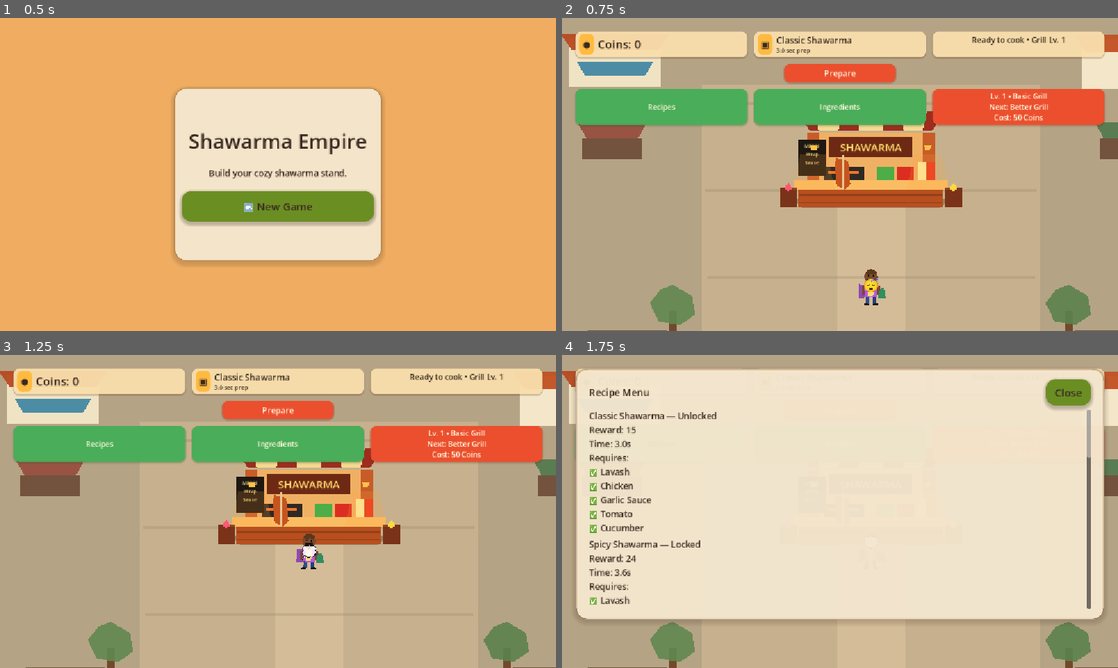
Above: before the commit, frames 1-4 (two rows, left to right).
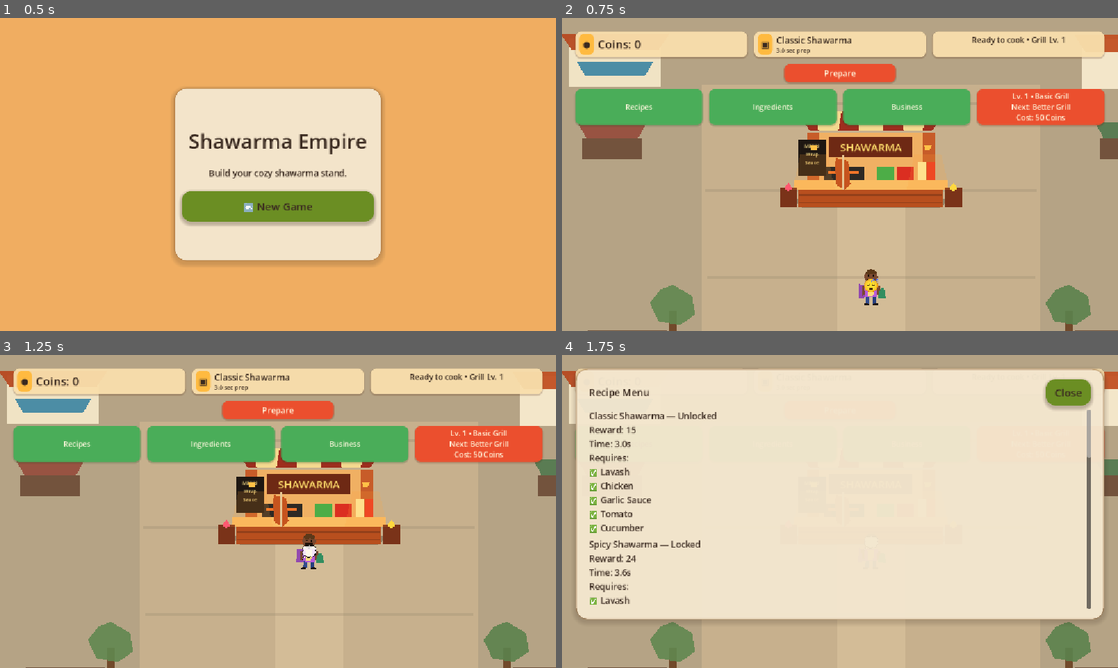
Above: after the commit, the same moments.

Repository: pyto159/ShawarmaEmpire
Game: Godot game, scene res://Scenes/MainMenu.tscn
The game is run twice, just before and just after one commit, with the same random seed, the same clock (stepped at 60 frames per second) and the same inputs.
Inputs:
- Up to frame 1 (0.5 s): no input
- Up to frame 2 (0.75 s): click "🆕 New Game" at 0.5 s
- Up to frame 3 (1.25 s): no input
- Up to frame 4 (1.75 s): click "Recipes" at 1.25 s

Frame 1 is identical in both runs. In frame 2, 2.4% of the frame differs, in the area x 11-92%, y 22-35%; in frame 3, 2.4%; in frame 4, less than 0.1%.

Commit message:
Add kiosk upgrade progression

Diff:
--- a/shawarma-empire/Managers/GameManager.gd
+++ b/shawarma-empire/Managers/GameManager.gd
@@ -14,6 +14,7 @@
 const SAVE_KEY_PURCHASED_UPGRADES: String = "purchased_upgrades"
 const SAVE_KEY_UNLOCKED_RECIPES: String = "unlocked_recipes"
 const SAVE_KEY_UNLOCKED_INGREDIENTS: String = "unlocked_ingredients"
+const SAVE_KEY_PURCHASED_KIOSK_UPGRADES: String = "purchased_kiosk_upgrades"
 const SAVE_KEY_GAME_VERSION: String = "game_version"
 const GAME_VERSION: String = "0.8.0"
 const FAVORITE_RECIPE_REWARD_MULTIPLIER: float = 1.25
@@ -29,6 +30,7 @@
 	set_currency(STARTING_COINS, STARTING_GEMS)
 	purchased_upgrade_ids.clear()
 	IngredientManager.reset_to_defaults()
+	KioskUpgradeManager.reset_to_defaults()
 	set_grill_level(DEFAULT_GRILL_LEVEL)
 	recipes_changed.emit()
 
@@ -40,6 +42,8 @@
 	var final_reward: float = float(max(order.total_price, 0)) * max(order.reward_multiplier, Order.DEFAULT_REWARD_MULTIPLIER)
 	if customer != null and customer.is_favorite_order(order):
 		final_reward *= FAVORITE_RECIPE_REWARD_MULTIPLIER
+	if randf() < KioskUpgradeManager.get_tip_chance_bonus():
+		final_reward *= 1.0 + KioskUpgradeManager.get_tip_reward_multiplier()
 
 	return roundi(final_reward)
 
@@ -145,6 +149,7 @@
 		SAVE_KEY_PURCHASED_UPGRADES: _get_purchased_upgrade_save_ids(),
 		SAVE_KEY_UNLOCKED_RECIPES: _get_available_recipe_save_paths(),
 		SAVE_KEY_UNLOCKED_INGREDIENTS: IngredientManager.get_unlocked_ingredient_ids(),
+		SAVE_KEY_PURCHASED_KIOSK_UPGRADES: KioskUpgradeManager.get_save_data(),
 		SAVE_KEY_GAME_VERSION: GAME_VERSION,
 	}
 
@@ -155,6 +160,7 @@
 	set_currency(saved_coins, saved_gems)
 	_apply_purchased_upgrade_save_ids(save_data.get(SAVE_KEY_PURCHASED_UPGRADES, []))
 	IngredientManager.apply_unlocked_ingredient_ids(save_data.get(SAVE_KEY_UNLOCKED_INGREDIENTS, []))
+	KioskUpgradeManager.apply_save_data(save_data.get(SAVE_KEY_PURCHASED_KIOSK_UPGRADES, []))
 	_apply_grill_level_save_data(save_data)
 
 
--- /dev/null
+++ b/shawarma-empire/Managers/KioskUpgradeManager.gd
@@ -0,0 +1,135 @@
+extends Node
+
+signal kiosk_upgrades_changed
+signal kiosk_upgrade_purchased(upgrade_id: StringName)
+
+const BETTER_COUNTER_ID: StringName = &"better_counter"
+const NEW_SIGN_ID: StringName = &"new_sign"
+const BETTER_LIGHTING_ID: StringName = &"better_lighting"
+const DECORATIONS_ID: StringName = &"decorations"
+const SAVE_KEY_PURCHASED_KIOSK_UPGRADES: String = "purchased_kiosk_upgrades"
+const DEFAULT_PATIENCE_MULTIPLIER: float = 1.0
+const DEFAULT_SPAWN_RATE_MULTIPLIER: float = 1.0
+const DEFAULT_RARE_ORDER_CHANCE_BONUS: float = 0.0
+const DEFAULT_TIP_CHANCE_BONUS: float = 0.0
+const DEFAULT_TIP_REWARD_MULTIPLIER: float = 0.20
+
+var purchased_upgrade_ids: Array[StringName] = []
+
+
+func reset_to_defaults() -> void:
+	purchased_upgrade_ids.clear()
+	kiosk_upgrades_changed.emit()
+
+
+func get_available_upgrades() -> Array[Dictionary]:
+	var available_upgrades: Array[Dictionary] = []
+	for upgrade: Dictionary in get_all_upgrades():
+		if not is_purchased(StringName(str(upgrade.get("id", "")))):
+			available_upgrades.append(upgrade)
+
+	return available_upgrades
+
+
+func get_purchased_upgrades() -> Array[Dictionary]:
+	var purchased_upgrades: Array[Dictionary] = []
+	for upgrade: Dictionary in get_all_upgrades():
+		if is_purchased(StringName(str(upgrade.get("id", "")))):
+			purchased_upgrades.append(upgrade)
+
+	return purchased_upgrades
+
+
+func get_all_upgrades() -> Array[Dictionary]:
+	return GameManager.economy_config.get_kiosk_upgrades()
+
+
+func is_purchased(upgrade_id: StringName) -> bool:
+	return purchased_upgrade_ids.has(upgrade_id)
+
+
+func can_purchase(upgrade_id: StringName) -> bool:
+	if is_purchased(upgrade_id):
+		return false
+
+	return GameManager.coins >= get_upgrade_cost(upgrade_id)
+
+
+func purchase(upgrade_id: StringName) -> bool:
+	if String(upgrade_id).is_empty() or is_purchased(upgrade_id):
+		return false
+
+	var cost: int = get_upgrade_cost(upgrade_id)
+	if not GameManager.spend_coins(cost):
+		return false
+
+	purchased_upgrade_ids.append(upgrade_id)
+	kiosk_upgrade_purchased.emit(upgrade_id)
+	kiosk_upgrades_changed.emit()
+	SaveManager.queue_save_game()
+	return true
+
+
+func get_upgrade_cost(upgrade_id: StringName) -> int:
+	return int(_get_upgrade_data(upgrade_id).get("cost", 0))
+
+
+func get_customer_patience_multiplier() -> float:
+	return DEFAULT_PATIENCE_MULTIPLIER + _get_bonus_value(BETTER_COUNTER_ID, "customer_patience_bonus")
+
+
+func get_customer_spawn_rate_multiplier() -> float:
+	return DEFAULT_SPAWN_RATE_MULTIPLIER + _get_bonus_value(NEW_SIGN_ID, "customer_spawn_rate_bonus")
+
+
+func get_rare_order_chance_bonus() -> float:
+	return DEFAULT_RARE_ORDER_CHANCE_BONUS + _get_bonus_value(BETTER_LIGHTING_ID, "rare_order_chance_bonus")
+
+
+func get_tip_chance_bonus() -> float:
+	return DEFAULT_TIP_CHANCE_BONUS + _get_bonus_value(DECORATIONS_ID, "tip_chance_bonus")
+
+
+func get_tip_reward_multiplier() -> float:
+	return DEFAULT_TIP_REWARD_MULTIPLIER
+
+
+func get_save_data() -> Array[String]:
+	var save_ids: Array[String] = []
+	for upgrade_id: StringName in purchased_upgrade_ids:
+		save_ids.append(String(upgrade_id))
+
+	return save_ids
+
+
+func apply_save_data(saved_upgrade_ids: Variant) -> void:
+	purchased_upgrade_ids.clear()
+	if not saved_upgrade_ids is Array:
+		kiosk_upgrades_changed.emit()
+		return
+
+	for saved_upgrade_id: Variant in saved_upgrade_ids:
+		var upgrade_id: StringName = StringName(str(saved_upgrade_id))
+		if String(upgrade_id).is_empty() or purchased_upgrade_ids.has(upgrade_id):
+			continue
+		if _get_upgrade_data(upgrade_id).is_empty():
+			continue
+
+		purchased_upgrade_ids.append(upgrade_id)
+
+	kiosk_upgrades_changed.emit()
+
+
+func _get_upgrade_data(upgrade_id: StringName) -> Dictionary:
+	for upgrade: Dictionary in get_all_upgrades():
+		if StringName(str(upgrade.get("id", ""))) == upgrade_id:
+			return upgrade
+
+	return {}
+
+
+func _get_bonus_value(upgrade_id: StringName, bonus_key: String) -> float:
+	if not is_purchased(upgrade_id):
+		return 0.0
+
+	return float(_get_upgrade_data(upgrade_id).get(bonus_key, 0.0))
--- a/shawarma-empire/Resources/Economy/EconomyConfig.tres
+++ b/shawarma-empire/Resources/Economy/EconomyConfig.tres
@@ -50,5 +50,30 @@
 4: 0.60,
 5: 0.45
 }
+kiosk_upgrades = Array[Dictionary]([{
+"id": &"better_counter",
+"name": "Better Counter",
+"description": "A cleaner counter helps customers wait a little longer. +5% customer patience.",
+"cost": 120,
+"customer_patience_bonus": 0.05
+}, {
+"id": &"new_sign",
+"name": "New Sign",
+"description": "A brighter sign attracts more foot traffic. +10% customer spawn rate.",
+"cost": 180,
+"customer_spawn_rate_bonus": 0.10
+}, {
+"id": &"better_lighting",
+"name": "Better Lighting",
+"description": "Better lighting makes special orders more likely. +5% rare order chance.",
+"cost": 260,
+"rare_order_chance_bonus": 0.05
+}, {
+"id": &"decorations",
+"name": "Decorations",
+"description": "Cozy decorations encourage tips. +10% tip chance.",
+"cost": 340,
+"tip_chance_bonus": 0.10
+}])
 future_employee_costs = {}
 future_reputation_rewards = {}
--- a/shawarma-empire/Scenes/Main.gd
+++ b/shawarma-empire/Scenes/Main.gd
@@ -69,7 +69,7 @@
 		return
 
 	_spawn_timer.one_shot = false
-	_spawn_timer.wait_time = max(spawn_interval, 0.1)
+	_update_spawn_timer_wait_time()
 	_spawn_timer.timeout.connect(_on_spawn_timer_timeout)
 	add_child(_spawn_timer)
 	_spawn_timer.start()
@@ -83,6 +83,8 @@
 func _connect_progression_signals() -> void:
 	if not GameManager.recipes_changed.is_connected(_on_recipes_changed):
 		GameManager.recipes_changed.connect(_on_recipes_changed)
+	if not KioskUpgradeManager.kiosk_upgrades_changed.is_connected(_on_kiosk_upgrades_changed):
+		KioskUpgradeManager.kiosk_upgrades_changed.connect(_on_kiosk_upgrades_changed)
 
 
 func _on_spawn_timer_timeout() -> void:
@@ -109,6 +111,7 @@
 	var customer: Customer = instance as Customer
 	_assign_customer_order(customer)
 	customer.queue_system_path = CUSTOMER_QUEUE_PATH
+	customer.patience_multiplier = KioskUpgradeManager.get_customer_patience_multiplier()
 	customer.left.connect(_on_customer_left, CONNECT_ONE_SHOT)
 	AudioManager.play_customer_arrive()
 	customer.join_queue(customer_queue)
@@ -155,6 +158,21 @@
 func _on_recipes_changed() -> void:
 	_refresh_customer_recipe_options()
 	_update_active_customer()
+
+
+func _on_kiosk_upgrades_changed() -> void:
+	_update_spawn_timer_wait_time()
+	_apply_customer_patience_bonus()
+
+
+func _update_spawn_timer_wait_time() -> void:
+	_spawn_timer.wait_time = max(spawn_interval / KioskUpgradeManager.get_customer_spawn_rate_multiplier(), 0.1)
+
+
+func _apply_customer_patience_bonus() -> void:
+	for child: Node in spawned_customers.get_children():
+		if child is Customer:
+			(child as Customer).patience_multiplier = KioskUpgradeManager.get_customer_patience_multiplier()
 
 
 func _update_active_customer() -> void:
--- a/shawarma-empire/Scenes/UI/GameHUD.tscn
+++ b/shawarma-empire/Scenes/UI/GameHUD.tscn
@@ -270,6 +270,18 @@
 theme_override_styles/pressed = SubResource("StyleBoxFlat_secondary_button_pressed")
 theme_override_styles/focus = SubResource("StyleBoxFlat_secondary_button_hover")
 
+[node name="BusinessButton" type="Button" parent="Content/BottomButtonRow"]
+unique_name_in_owner = true
+custom_minimum_size = Vector2(0, 38)
+layout_mode = 2
+size_flags_horizontal = 3
+text = "Business"
+theme_override_colors/font_color = Color(1, 0.97, 0.87, 1)
+theme_override_styles/normal = SubResource("StyleBoxFlat_secondary_button")
+theme_override_styles/hover = SubResource("StyleBoxFlat_secondary_button_hover")
+theme_override_styles/pressed = SubResource("StyleBoxFlat_secondary_button_pressed")
+theme_override_styles/focus = SubResource("StyleBoxFlat_secondary_button_hover")
+
 [node name="UpgradeButton" type="Button" parent="Content/BottomButtonRow"]
 unique_name_in_owner = true
 custom_minimum_size = Vector2(0, 74)
--- a/shawarma-empire/Scripts/Customer/Customer.gd
+++ b/shawarma-empire/Scripts/Customer/Customer.gd
@@ -65,6 +65,7 @@
 @export var favorite_recipe: Recipe
 @export var food_visual_path: NodePath
 @export var free_on_leave_completed: bool = true
+@export var patience_multiplier: float = 1.0
 
 var current_state: CustomerState = CustomerState.IDLE
 var _target_position: Vector2 = Vector2.ZERO
--- a/shawarma-empire/Scripts/Economy/EconomyConfig.gd
+++ b/shawarma-empire/Scripts/Economy/EconomyConfig.gd
@@ -7,6 +7,7 @@
 const DEFAULT_RECIPE_PREPARATION_TIME: float = 1.00
 const DEFAULT_INGREDIENT_COST: int = 0
 const DEFAULT_GRILL_COST: int = 0
+const DEFAULT_KIOSK_UPGRADE_COST: int = 0
 const FALLBACK_GRILL_DISPLAY_NAME: String = "Basic Grill"
 const FALLBACK_GRILL_LEVELS: Dictionary = {
 	1: {"display_name": "Basic Grill", "cost": 0},
@@ -49,12 +50,19 @@
 	4: 0.60,
 	5: 0.45,
 }
+const FALLBACK_KIOSK_UPGRADES: Array[Dictionary] = [
+	{"id": &"better_counter", "name": "Better Counter", "description": "A cleaner counter helps customers wait a little longer. +5% customer patience.", "cost": 120, "customer_patience_bonus": 0.05},
+	{"id": &"new_sign", "name": "New Sign", "description": "A brighter sign attracts more foot traffic. +10% customer spawn rate.", "cost": 180, "customer_spawn_rate_bonus": 0.10},
+	{"id": &"better_lighting", "name": "Better Lighting", "description": "Better lighting makes special orders more likely. +5% rare order chance.", "cost": 260, "rare_order_chance_bonus": 0.05},
+	{"id": &"decorations", "name": "Decorations", "description": "Cozy decorations encourage tips. +10% tip chance.", "cost": 340, "tip_chance_bonus": 0.10},
+]
 
 @export var grill_levels: Dictionary = {}
 @export var ingredient_costs: Dictionary = {}
 @export var recipe_rewards: Dictionary = {}
 @export var recipe_preparation_times: Dictionary = {}
 @export var cooking_multipliers: Dictionary = {}
+@export var kiosk_upgrades: Array[Dictionary] = []
 @export var future_employee_costs: Dictionary = {}
 @export var future_reputation_rewards: Dictionary = {}
 
@@ -88,6 +96,13 @@
 
 func get_cooking_multiplier(level: int) -> float:
 	return float(_get_value_for_level(_get_cooking_multipliers(), level, DEFAULT_COOKING_SPEED_MULTIPLIER))
+
+
+func get_kiosk_upgrades() -> Array[Dictionary]:
+	if kiosk_upgrades.is_empty():
+		return FALLBACK_KIOSK_UPGRADES
+
+	return kiosk_upgrades
 
 
 func get_ingredient_cost(ingredient_id: String) -> int:
--- a/shawarma-empire/Scripts/Orders/OrderGenerator.gd
+++ b/shawarma-empire/Scripts/Orders/OrderGenerator.gd
@@ -20,7 +20,8 @@
 
 	var recipe_index: int = randi_range(0, recipe_options.size() - 1)
 	var selected_recipe: Recipe = recipe_options[recipe_index]
-	var is_rare_order: bool = randf() < DEFAULT_RARE_ORDER_CHANCE
+	var rare_order_chance: float = DEFAULT_RARE_ORDER_CHANCE + KioskUpgradeManager.get_rare_order_chance_bonus()
+	var is_rare_order: bool = randf() < rare_order_chance
 	var reward_multiplier: float = RARE_ORDER_REWARD_MULTIPLIER if is_rare_order else Order.DEFAULT_REWARD_MULTIPLIER
 	var bonus_label: String = RARE_ORDER_BONUS_LABEL if is_rare_order else Order.EMPTY_BONUS_LABEL
 	return Order.create(selected_recipe, _get_current_time(), is_rare_order, reward_multiplier, bonus_label)
--- a/shawarma-empire/Scripts/UI/GameHUD.gd
+++ b/shawarma-empire/Scripts/UI/GameHUD.gd
@@ -44,6 +44,7 @@
 @onready var cooking_status_label: Label = %CookingStatusLabel
 @onready var recipes_button: Button = %RecipesButton
 @onready var ingredients_button: Button = %IngredientsButton
+@onready var business_button: Button = %BusinessButton
 @onready var coin_feedback_label: Label = %CoinFeedbackLabel
 @onready var coin_feedback_timer: Timer = %CoinFeedbackTimer
 @onready var cooking_progress_bar: CookingProgressBar = %CookingProgressBar
@@ -55,6 +56,7 @@
 var _coin_feedback_base_position: Vector2
 var _recipes_panel: PanelContainer
 var _ingredients_panel: PanelContainer
+var _business_panel: PanelContainer
 
 
 func _ready() -> void:
@@ -65,11 +67,13 @@
 	upgrade_button.pressed.connect(_on_upgrade_button_pressed)
 	recipes_button.pressed.connect(_on_recipes_button_pressed)
 	ingredients_button.pressed.connect(_on_ingredients_button_pressed)
+	business_button.pressed.connect(_on_business_button_pressed)
 	coin_feedback_timer.timeout.connect(_on_coin_feedback_timer_timeout)
 	_coin_feedback_base_position = coin_feedback_label.position
 	GameManager.currency_changed.connect(_on_currency_changed)
 	GameManager.upgrades_changed.connect(_on_upgrades_changed)
 	GameManager.grill_upgraded.connect(_on_grill_upgraded)
+	KioskUpgradeManager.kiosk_upgrades_changed.connect(_on_kiosk_upgrades_changed)
 	IngredientManager.ingredients_changed.connect(_on_ingredients_changed)
 	GameManager.recipes_changed.connect(_on_recipes_changed)
 	_create_progression_panels()
@@ -88,6 +92,8 @@
 		GameManager.upgrades_changed.disconnect(_on_upgrades_changed)
 	if GameManager.grill_upgraded.is_connected(_on_grill_upgraded):
 		GameManager.grill_upgraded.disconnect(_on_grill_upgraded)
+	if KioskUpgradeManager.kiosk_upgrades_changed.is_connected(_on_kiosk_upgrades_changed):
+		KioskUpgradeManager.kiosk_upgrades_changed.disconnect(_on_kiosk_upgrades_changed)
 	if IngredientManager.ingredients_changed.is_connected(_on_ingredients_changed):
 		IngredientManager.ingredients_changed.disconnect(_on_ingredients_changed)
 	if GameManager.recipes_changed.is_connected(_on_recipes_changed):
@@ -121,6 +127,7 @@
 	upgrade_button.add_theme_font_size_override("font_size", 15)
 	recipes_button.add_theme_font_size_override("font_size", 15)
 	ingredients_button.add_theme_font_size_override("font_size", 15)
+	business_button.add_theme_font_size_override("font_size", 15)
 
 
 func _animate_prepare_button(target_scale: Vector2) -> void:
@@ -232,10 +239,13 @@
 func _create_progression_panels() -> void:
 	_recipes_panel = _create_base_panel("Recipe Menu", true)
 	_ingredients_panel = _create_base_panel("Ingredient Shop")
+	_business_panel = _create_base_panel("Business", true)
 	add_child(_recipes_panel)
 	add_child(_ingredients_panel)
+	add_child(_business_panel)
 	_recipes_panel.hide()
 	_ingredients_panel.hide()
+	_business_panel.hide()
 
 
 func _create_base_panel(title: String, has_scrollable_rows: bool = false) -> PanelContainer:
@@ -369,6 +379,41 @@
 		_populate_recipe_panel()
 	if _ingredients_panel != null and _ingredients_panel.visible:
 		_populate_ingredient_panel()
+	if _business_panel != null and _business_panel.visible:
+		_populate_business_panel()
+
+
+func _populate_business_panel() -> void:
+	var rows: VBoxContainer = _get_panel_rows(_business_panel)
+	_clear_rows(rows)
+	rows.add_child(_create_business_section_label("Purchased Upgrades"))
+	for purchased_upgrade: Dictionary in KioskUpgradeManager.get_purchased_upgrades():
+		rows.add_child(_create_kiosk_upgrade_row(purchased_upgrade, true))
+	rows.add_child(_create_business_section_label("Available Upgrades"))
+	for available_upgrade: Dictionary in KioskUpgradeManager.get_available_upgrades():
+		rows.add_child(_create_kiosk_upgrade_row(available_upgrade, false))
+
+
+func _create_business_section_label(text: String) -> Label:
+	var label: Label = Label.new()
+	label.text = text
+	label.add_theme_font_size_override("font_size", 17)
+	return label
+
+
+func _create_kiosk_upgrade_row(upgrade: Dictionary, purchased: bool) -> HBoxContainer:
+	var row: HBoxContainer = HBoxContainer.new()
+	row.add_theme_constant_override("separation", PANEL_ROW_SEPARATION)
+	var label: Label = Label.new()
+	label.size_flags_horizontal = Control.SIZE_EXPAND_FILL
+	label.text = "%s — %d Coins\n%s" % [upgrade.get("name", "Upgrade"), int(upgrade.get("cost", 0)), upgrade.get("description", "")]
+	row.add_child(label)
+	var button: Button = Button.new()
+	button.text = "Purchased" if purchased else "Buy"
+	button.disabled = purchased or not KioskUpgradeManager.can_purchase(StringName(str(upgrade.get("id", ""))))
+	button.pressed.connect(_on_kiosk_upgrade_purchase_pressed.bind(StringName(str(upgrade.get("id", "")))))
+	row.add_child(button)
+	return row
 
 
 func _get_cooking_status_text() -> String:
@@ -450,6 +495,7 @@
 func _on_recipes_button_pressed() -> void:
 	AudioManager.play_button()
 	_ingredients_panel.hide()
+	_business_panel.hide()
 	_populate_recipe_panel()
 	_recipes_panel.visible = not _recipes_panel.visible
 
@@ -457,8 +503,17 @@
 func _on_ingredients_button_pressed() -> void:
 	AudioManager.play_button()
 	_recipes_panel.hide()
+	_business_panel.hide()
 	_populate_ingredient_panel()
 	_ingredients_panel.visible = not _ingredients_panel.visible
+
+
+func _on_business_button_pressed() -> void:
+	AudioManager.play_button()
+	_recipes_panel.hide()
+	_ingredients_panel.hide()
+	_populate_business_panel()
+	_business_panel.visible = not _business_panel.visible
 
 
 func _on_ingredient_purchase_pressed(ingredient_id: String) -> void:
@@ -471,6 +526,14 @@
 		_update_display()
 
 
+func _on_kiosk_upgrade_purchase_pressed(upgrade_id: StringName) -> void:
+	AudioManager.play_button()
+	if KioskUpgradeManager.purchase(upgrade_id):
+		AudioManager.play_upgrade()
+		_populate_business_panel()
+		_update_display()
+
+
 func _on_upgrade_button_pressed() -> void:
 	AudioManager.play_button()
 	if GameManager.purchase_next_grill_level():
@@ -510,6 +573,10 @@
 	_refresh_open_progression_panel()
 
 
+func _on_kiosk_upgrades_changed() -> void:
+	_update_display()
+
+
 func _reset_feedback_animation() -> void:
 	if _feedback_tween != null:
 		_feedback_tween.kill()
--- a/shawarma-empire/project.godot
+++ b/shawarma-empire/project.godot
@@ -19,6 +19,7 @@
 
 GameManager="*res://Managers/GameManager.gd"
 IngredientManager="*res://Managers/IngredientManager.gd"
+KioskUpgradeManager="*res://Managers/KioskUpgradeManager.gd"
 SaveManager="*res://Managers/SaveManager.gd"
 SceneManager="*res://Managers/SceneManager.gd"
 AudioManager="*res://Managers/AudioManager.tscn"
Not shown, changed: Docs/BALANCE.md
Not shown, changed: Docs/GAME_DESIGN.md
Not shown, changed: Docs/TECHNICAL.md
